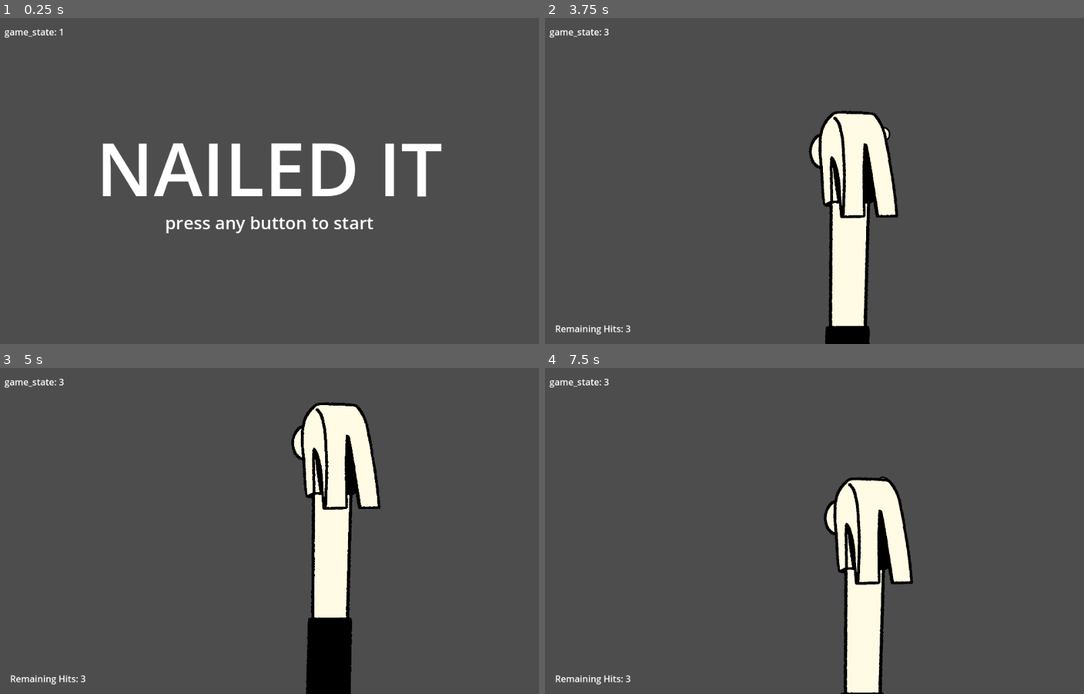
Above: before the commit, frames 1-4 (two rows, left to right).
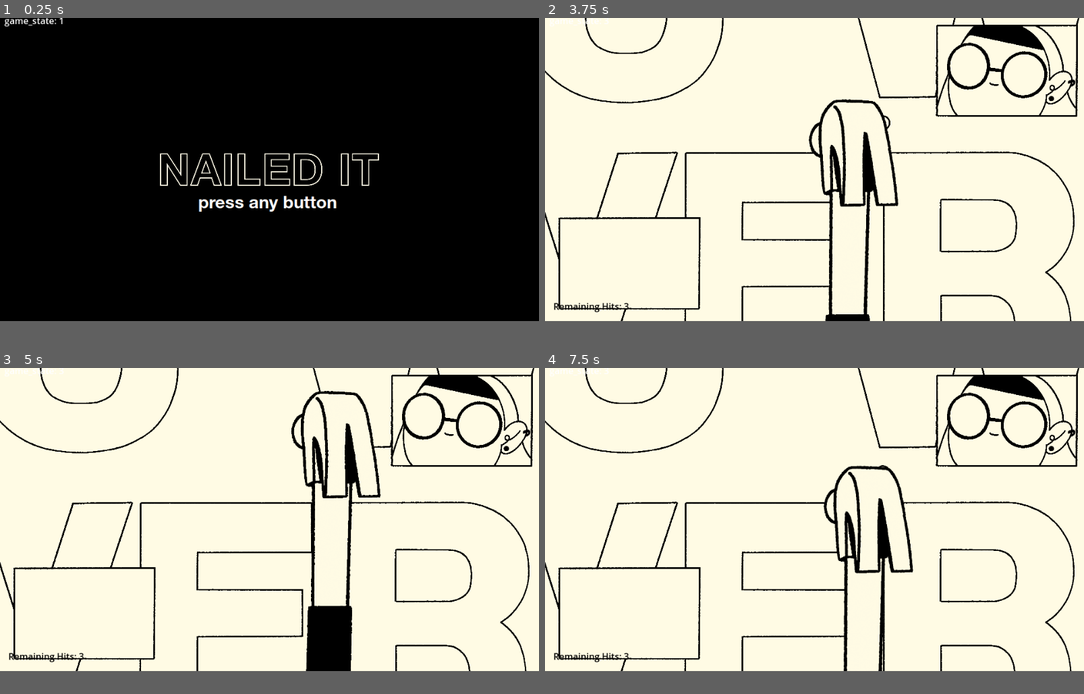
Above: after the commit, the same moments.

Repository: MUSCLE-mussel/nailed_it
Game: Godot game, scene res://main.tscn
The game is run twice, just before and just after one commit, with the same random seed, the same clock (stepped at 60 frames per second) and the same inputs.
Inputs (mouse positions are in pixels of both pictures, inside the frame that each line leads up to):
- Up to frame 1 (0.25 s): no input
- Up to frame 2 (3.75 s): tap Enter at 0.5 s; move the mouse to (933, 164) at 0.52 s; click (933, 164) at 0.6 s; move the mouse to (706, 197) at 1.27 s; click (706, 197) at 1.35 s; move the mouse to (868, 109) at 2.02 s; click (868, 109) at 2.1 s; move the mouse to (787, 246) at 2.77 s; click (787, 246) at 2.85 s; move the mouse to (976, 229) at 3.52 s; click (976, 229) at 3.6 s
- Up to frame 3 (5 s): move the mouse to (107, 482) at 4.27 s; click (107, 482) at 4.35 s
- Up to frame 4 (7.5 s): move the mouse to (841, 531) at 5.02 s; click (841, 531) at 5.1 s; move the mouse to (733, 449) at 5.77 s; click (733, 449) at 5.85 s; move the mouse to (933, 514) at 6.52 s; click (933, 514) at 6.6 s; move the mouse to (706, 547) at 7.27 s; click (706, 547) at 7.35 s
In our replay, the window is 799x483 before the commit and 799x449 after it. These sizes can differ from the game's own. Grey fills any space a smaller window leaves; there, only what the larger window draws over its background counts as a difference.

The runs differ from the first frame. In frame 1, 93% of the frame differs, in the area x 0-100%, y 0-93%; in frame 2, 88%; in frame 3, 87%; in frame 4, 88%.

Commit message:
added a bunch of visuals probably n'importe comment

Diff:
--- a/main.tscn
+++ b/main.tscn
@@ -9,6 +9,18 @@
 [ext_resource type="Script" path="res://scripts/HubScene.gd" id="6_inc70"]
 [ext_resource type="PackedScene" uid="uid://d2n1h3baljbw" path="res://scenes/end_scene.tscn" id="7_u1srp"]
 [ext_resource type="Script" path="res://scripts/HubZone.gd" id="7_wcp76"]
+[ext_resource type="Texture2D" uid="uid://cegdnmdbr5e7m" path="res://textures/NI_hub_background_000.JPG" id="9_lnxbq"]
+[ext_resource type="Texture2D" uid="uid://b7efp2itv07lu" path="res://textures/NI_hub_frames_anim001.PNG" id="10_v0kg3"]
+[ext_resource type="Texture2D" uid="uid://bd0x1m1kdv7rd" path="res://textures/NI_hub_levelFrames_001.PNG" id="11_s6s3p"]
+[ext_resource type="Texture2D" uid="uid://dnn45kidvl00g" path="res://textures/NI_hub_levelFrames_002.PNG" id="12_abgiu"]
+[ext_resource type="Texture2D" uid="uid://o6ab4xykjngk" path="res://textures/NI_hub_frames_anim002.PNG" id="13_au3c4"]
+[ext_resource type="Texture2D" uid="uid://gb8eu1cpetpr" path="res://textures/NI_hub_levelFrames_003.PNG" id="13_il3ne"]
+[ext_resource type="Texture2D" uid="uid://xm3yxtea4rxu" path="res://textures/NI_hub_frames_anim003.PNG" id="14_vk68r"]
+[ext_resource type="Texture2D" uid="uid://d4c48fhq6hp74" path="res://textures/NI_hub_levelFrames_004.PNG" id="14_voe82"]
+[ext_resource type="Texture2D" uid="uid://dilknchqxrwi8" path="res://textures/NI_hub_frames_anim004.PNG" id="15_kcymm"]
+[ext_resource type="Texture2D" uid="uid://s48t4iyj3io7" path="res://textures/NI_hub_levelFrames_005.PNG" id="15_wpcsf"]
+[ext_resource type="Texture2D" uid="uid://bwjsijyplqn0a" path="res://textures/NI_hub_frames_anim005.PNG" id="16_02uin"]
+[ext_resource type="Texture2D" uid="uid://ctyl81bb2kjnt" path="res://textures/NI_hub_chara_anim001.PNG" id="16_b3oc6"]
 
 [sub_resource type="RectangleShape2D" id="RectangleShape2D_ncl8d"]
 size = Vector2(369, 209)
@@ -19,36 +31,108 @@
 [node name="camera" type="Camera2D" parent="."]
 
 [node name="title_scene" parent="." instance=ExtResource("2_ou56t")]
+visible = false
 
 [node name="intro1_scene" parent="." instance=ExtResource("3_xf0k4")]
+visible = false
 
 [node name="intro2_scene" parent="." instance=ExtResource("4_3m0d0")]
+visible = false
 animation_name = &"intro2_placeholder"
 
 [node name="game_scene" parent="." instance=ExtResource("4_n4itp")]
-process_mode = 0
+visible = false
 
 [node name="outro_scene" parent="." instance=ExtResource("5_g5upm")]
+visible = false
 
 [node name="end_scene" parent="." instance=ExtResource("7_u1srp")]
+visible = false
 
 [node name="debug" type="Label" parent="."]
 offset_left = -472.0
 offset_top = -277.0
 offset_right = -432.0
 offset_bottom = -254.0
+metadata/_edit_use_anchors_ = true
 
 [node name="hub_scene" type="Node2D" parent="." node_paths=PackedStringArray("zones")]
 position = Vector2(22, -4)
 script = ExtResource("6_inc70")
 zones = [NodePath("zone1"), NodePath("zone2")]
 
+[node name="hub_background" type="Node2D" parent="hub_scene"]
+
+[node name="NiHubBackground000" type="Sprite2D" parent="hub_scene/hub_background"]
+position = Vector2(-22, 4)
+scale = Vector2(0.25, 0.25)
+texture = ExtResource("9_lnxbq")
+
+[node name="NiHubLevelFrames001" type="Sprite2D" parent="hub_scene/hub_background"]
+position = Vector2(-28, -16)
+scale = Vector2(0.25, 0.25)
+texture = ExtResource("11_s6s3p")
+
+[node name="NiHubCharaAnim001" type="Sprite2D" parent="hub_scene/hub_background"]
+position = Vector2(-37, 112)
+scale = Vector2(0.25, 0.25)
+texture = ExtResource("16_b3oc6")
+
+[node name="hub_frames_background" type="Node2D" parent="hub_scene"]
+
+[node name="NiHubFramesAnim001" type="Sprite2D" parent="hub_scene/hub_frames_background"]
+position = Vector2(-22, 164)
+scale = Vector2(0.25, 0.25)
+texture = ExtResource("10_v0kg3")
+
+[node name="NiHubFramesAnim002" type="Sprite2D" parent="hub_scene/hub_frames_background"]
+position = Vector2(-22, 164)
+scale = Vector2(0.25, 0.25)
+texture = ExtResource("13_au3c4")
+
+[node name="NiHubFramesAnim003" type="Sprite2D" parent="hub_scene/hub_frames_background"]
+position = Vector2(-22, 183)
+scale = Vector2(0.25, 0.25)
+texture = ExtResource("14_vk68r")
+
+[node name="NiHubFramesAnim004" type="Sprite2D" parent="hub_scene/hub_frames_background"]
+position = Vector2(-22, 195)
+scale = Vector2(0.25, 0.25)
+texture = ExtResource("15_kcymm")
+
+[node name="NiHubFramesAnim005" type="Sprite2D" parent="hub_scene/hub_frames_background"]
+position = Vector2(-488, 204)
+scale = Vector2(0.25, 0.25)
+texture = ExtResource("16_02uin")
+
+[node name="hub_levels" type="Node2D" parent="hub_scene"]
+
+[node name="NiHubLevelFrames002" type="Sprite2D" parent="hub_scene/hub_levels"]
+position = Vector2(-257, 142)
+scale = Vector2(0.25, 0.25)
+texture = ExtResource("12_abgiu")
+
+[node name="NiHubLevelFrames003" type="Sprite2D" parent="hub_scene/hub_levels"]
+position = Vector2(-273, -85)
+scale = Vector2(0.25, 0.25)
+texture = ExtResource("13_il3ne")
+
+[node name="NiHubLevelFrames004" type="Sprite2D" parent="hub_scene/hub_levels"]
+position = Vector2(219, 57)
+scale = Vector2(0.25, 0.25)
+texture = ExtResource("14_voe82")
+
+[node name="NiHubLevelFrames005" type="Sprite2D" parent="hub_scene/hub_levels"]
+position = Vector2(165, -181)
+scale = Vector2(0.25, 0.25)
+texture = ExtResource("15_wpcsf")
+
 [node name="zone1" type="CollisionShape2D" parent="hub_scene"]
-position = Vector2(-237, -134)
+position = Vector2(-259, -130)
 shape = SubResource("RectangleShape2D_ncl8d")
 script = ExtResource("7_wcp76")
 
 [node name="zone2" type="CollisionShape2D" parent="hub_scene"]
-position = Vector2(-256, 149)
+position = Vector2(-278, 153)
 shape = SubResource("RectangleShape2D_ncl8d")
 script = ExtResource("7_wcp76")
--- a/project.godot
+++ b/project.godot
@@ -18,7 +18,7 @@
 [display]
 
 window/size/viewport_width=960
-window/size/viewport_height=580
+window/size/viewport_height=540
 
 [input]
 
--- a/scenes/end_scene.tscn
+++ b/scenes/end_scene.tscn
@@ -1,11 +1,29 @@
-[gd_scene load_steps=2 format=3 uid="uid://d2n1h3baljbw"]
+[gd_scene load_steps=5 format=3 uid="uid://d2n1h3baljbw"]
+
+[ext_resource type="Texture2D" uid="uid://ba84uqvrbyvtm" path="res://textures/NI_blackBackground_000.JPG" id="1_yrgx5"]
+[ext_resource type="Texture2D" uid="uid://cq477j4k24fn5" path="res://textures/NI_title02_idle000.PNG" id="2_cst86"]
+[ext_resource type="Texture2D" uid="uid://5qvvtgqufkhv" path="res://textures/NI_title03_idle000.PNG" id="3_p36ij"]
 
 [sub_resource type="LabelSettings" id="LabelSettings_jqs8u"]
 font_size = 131
 
 [node name="end_scene" type="Node2D"]
 
+[node name="NiBlackBackground000" type="Sprite2D" parent="."]
+scale = Vector2(0.25, 0.25)
+texture = ExtResource("1_yrgx5")
+
+[node name="NiTitle02Idle000" type="Sprite2D" parent="."]
+scale = Vector2(0.25, 0.25)
+texture = ExtResource("2_cst86")
+
+[node name="NiTitle03Idle000" type="Sprite2D" parent="."]
+position = Vector2(157, 58)
+scale = Vector2(0.25, 0.25)
+texture = ExtResource("3_p36ij")
+
 [node name="TITLE" type="Label" parent="."]
+visible = false
 anchors_preset = 8
 anchor_left = 0.5
 anchor_top = 0.5
--- a/scenes/game_scene.tscn
+++ b/scenes/game_scene.tscn
@@ -1,7 +1,8 @@
-[gd_scene load_steps=18 format=3 uid="uid://b40awytibyxuw"]
+[gd_scene load_steps=29 format=3 uid="uid://b40awytibyxuw"]
 
 [ext_resource type="Script" path="res://scripts/GameScene.gd" id="1_7582w"]
 [ext_resource type="Script" path="res://scripts/Nail.gd" id="2_87bdj"]
+[ext_resource type="Texture2D" uid="uid://15xqlsjhm24p" path="res://textures/NI_gameBackground_000.PNG" id="2_forjm"]
 [ext_resource type="Texture2D" uid="uid://biqaj5nf5o0lm" path="res://textures/NI_nail_idle000.PNG" id="3_8nuku"]
 [ext_resource type="Script" path="res://scripts/Hammer.gd" id="4_1q5ou"]
 [ext_resource type="Script" path="res://scenes/RandomArray.gd" id="4_f4cxt"]
@@ -10,6 +11,16 @@
 [ext_resource type="Texture2D" uid="uid://drayryvw5qoxc" path="res://textures/NI_hammer_anim001.png" id="6_13kyn"]
 [ext_resource type="Texture2D" uid="uid://bwvip5l4rkr6d" path="res://textures/NI_hammer_anim004.png" id="6_gjvnm"]
 [ext_resource type="Texture2D" uid="uid://q0hs7y8feuef" path="res://textures/NI_hammer_anim003.png" id="7_h1ssq"]
+[ext_resource type="Texture2D" uid="uid://b1x1kh4q8wlrm" path="res://textures/NI_frameGameplay_chara_background.PNG" id="12_vvdqc"]
+[ext_resource type="Texture2D" uid="uid://b2gjyvmiob1dv" path="res://textures/NI_frameGameplay_frame_idle000.png" id="13_6rpew"]
+[ext_resource type="Texture2D" uid="uid://cxoh1cu38pbem" path="res://textures/NI_frameGameplay_whiteBackground.PNG" id="14_gopq6"]
+[ext_resource type="Texture2D" uid="uid://box2dsmjfdsxl" path="res://textures/NI_frameGameplay_hammer_idle000.PNG" id="15_dq5d6"]
+[ext_resource type="Texture2D" uid="uid://ch3gkr2opqi6v" path="res://textures/NI_frameGameplay_nail_idle000.PNG" id="16_a2lfe"]
+[ext_resource type="Texture2D" uid="uid://52mnb1nnc66a" path="res://textures/NI_frameGameplay_chara_idle000.png" id="17_iq4ol"]
+[ext_resource type="Texture2D" uid="uid://bj87b84ecx76f" path="res://textures/NI_frameGameplay_chara_fail000.png" id="18_p05d8"]
+[ext_resource type="Texture2D" uid="uid://cgaixdte47ir4" path="res://textures/NI_frameGameplay_chara_focus000.png" id="19_1yicr"]
+[ext_resource type="Texture2D" uid="uid://brjq6i56lxbga" path="res://textures/NI_frameGameplay_chara_win000.png" id="20_ovms6"]
+[ext_resource type="Texture2D" uid="uid://dlghmf48y6fkg" path="res://textures/NI_frameGameplay_chara_worried000.png" id="21_oclgq"]
 
 [sub_resource type="CircleShape2D" id="CircleShape2D_gbch2"]
 
@@ -78,6 +89,11 @@
 
 [node name="dummy_camera" type="Camera2D" parent="."]
 
+[node name="NiGameBackground000" type="Sprite2D" parent="."]
+position = Vector2(-0.222221, -0.124994)
+scale = Vector2(0.250116, 0.250116)
+texture = ExtResource("2_forjm")
+
 [node name="nail" type="Node2D" parent="."]
 position = Vector2(122, -83)
 script = ExtResource("2_87bdj")
@@ -119,6 +135,60 @@
 script = ExtResource("5_jrtcn")
 phase = 5.0
 offset = 2.26
+
+[node name="frame_sideview" type="Node2D" parent="."]
+
+[node name="NiFrameGameplayFrameIdle000" type="Sprite2D" parent="frame_sideview"]
+position = Vector2(-329.5, 167.375)
+scale = Vector2(0.25, 0.25)
+texture = ExtResource("13_6rpew")
+
+[node name="NiFrameGameplayWhiteBackground" type="Sprite2D" parent="frame_sideview"]
+position = Vector2(-329.5, 167.375)
+scale = Vector2(0.25, 0.25)
+texture = ExtResource("14_gopq6")
+
+[node name="NiFrameGameplayHammerIdle000" type="Sprite2D" parent="frame_sideview"]
+position = Vector2(-1016.75, 505.875)
+scale = Vector2(0.25, 0.25)
+texture = ExtResource("15_dq5d6")
+
+[node name="NiFrameGameplayNailIdle000" type="Sprite2D" parent="frame_sideview"]
+position = Vector2(-1405.75, 342.875)
+scale = Vector2(0.25, 0.25)
+texture = ExtResource("16_a2lfe")
+
+[node name="frame_chara" type="Node2D" parent="."]
+
+[node name="NiFrameGameplayCharaBackground" type="Sprite2D" parent="frame_chara"]
+position = Vector2(343, -176)
+scale = Vector2(0.25, 0.25)
+texture = ExtResource("12_vvdqc")
+
+[node name="NiFrameGameplayCharaIdle000" type="Sprite2D" parent="frame_chara"]
+position = Vector2(344, -179)
+scale = Vector2(0.25, 0.25)
+texture = ExtResource("17_iq4ol")
+
+[node name="NiFrameGameplayCharaFail000" type="Sprite2D" parent="frame_chara"]
+position = Vector2(1422, -171)
+scale = Vector2(0.25, 0.25)
+texture = ExtResource("18_p05d8")
+
+[node name="NiFrameGameplayCharaFocus000" type="Sprite2D" parent="frame_chara"]
+position = Vector2(1181, -165)
+scale = Vector2(0.25, 0.25)
+texture = ExtResource("19_1yicr")
+
+[node name="NiFrameGameplayCharaWin000" type="Sprite2D" parent="frame_chara"]
+position = Vector2(946, -178)
+scale = Vector2(0.25, 0.25)
+texture = ExtResource("20_ovms6")
+
+[node name="NiFrameGameplayCharaWorried000" type="Sprite2D" parent="frame_chara"]
+position = Vector2(714, -181)
+scale = Vector2(0.25, 0.25)
+texture = ExtResource("21_oclgq")
 
 [node name="hammer" type="Node2D" parent="." node_paths=PackedStringArray("target_nail", "random_array")]
 z_index = 1
@@ -159,9 +229,10 @@
 anchors_preset = 2
 anchor_top = 1.0
 anchor_bottom = 1.0
-offset_left = -462.0
-offset_top = 251.0
-offset_right = -422.0
-offset_bottom = 274.0
+offset_left = -465.0
+offset_top = 232.0
+offset_right = -332.0
+offset_bottom = 255.0
 grow_vertical = 0
+theme_override_colors/font_color = Color(0, 0, 0, 1)
 text = "Remaining hits: 3"
--- a/scenes/intro_1_scene.tscn
+++ b/scenes/intro_1_scene.tscn
@@ -1,6 +1,9 @@
-[gd_scene load_steps=6 format=3 uid="uid://b8j5w7agehy73"]
+[gd_scene load_steps=9 format=3 uid="uid://b8j5w7agehy73"]
 
 [ext_resource type="Script" path="res://scripts/AnimationScene.gd" id="1_66q13"]
+[ext_resource type="Texture2D" uid="uid://ba84uqvrbyvtm" path="res://textures/NI_blackBackground_000.JPG" id="2_nvuia"]
+[ext_resource type="Texture2D" uid="uid://4lfthejdxbci" path="res://textures/NI_cutscene01_chara_anim000.PNG" id="3_gge5u"]
+[ext_resource type="Texture2D" uid="uid://dqpgsglryyigm" path="res://textures/NI_title01_idle000.PNG" id="4_wa3cs"]
 
 [sub_resource type="LabelSettings" id="LabelSettings_cqacf"]
 font_size = 56
@@ -46,7 +49,21 @@
 script = ExtResource("1_66q13")
 animation_name = &"intro1_placeholder"
 
+[node name="NiBlackBackground000" type="Sprite2D" parent="."]
+scale = Vector2(0.25, 0.25)
+texture = ExtResource("2_nvuia")
+
+[node name="NiCutscene01CharaAnim000" type="Sprite2D" parent="."]
+position = Vector2(5, 60)
+scale = Vector2(0.25, 0.25)
+texture = ExtResource("3_gge5u")
+
+[node name="NiTitle01Idle000" type="Sprite2D" parent="."]
+scale = Vector2(0.25, 0.25)
+texture = ExtResource("4_wa3cs")
+
 [node name="dummy" type="Label" parent="."]
+visible = false
 offset_left = -701.0
 offset_top = -40.0
 offset_right = -482.0
--- a/scenes/intro_2_scene.tscn
+++ b/scenes/intro_2_scene.tscn
@@ -1,6 +1,15 @@
-[gd_scene load_steps=6 format=3 uid="uid://ooceftq3ill2"]
+[gd_scene load_steps=15 format=3 uid="uid://ooceftq3ill2"]
 
 [ext_resource type="Script" path="res://scripts/AnimationScene.gd" id="1_ssl6y"]
+[ext_resource type="Texture2D" uid="uid://d008om2fmqkmi" path="res://textures/NI_cutscene02_chara_anim000.JPG" id="2_1deyf"]
+[ext_resource type="Texture2D" uid="uid://j67qkbc6tswm" path="res://textures/NI_wall03_idle000.PNG" id="3_edvov"]
+[ext_resource type="Texture2D" uid="uid://bgtq1vdc0jq63" path="res://textures/NI_wall01_idle000.PNG" id="4_vdm1i"]
+[ext_resource type="Texture2D" uid="uid://dkf5w0tceeq7d" path="res://textures/NI_cutscene02_hands_anim000.PNG" id="5_2s4qm"]
+[ext_resource type="Texture2D" uid="uid://ch3gkr2opqi6v" path="res://textures/NI_frameGameplay_nail_idle000.PNG" id="6_18nql"]
+[ext_resource type="Texture2D" uid="uid://cegdnmdbr5e7m" path="res://textures/NI_hub_background_000.JPG" id="7_1p8lp"]
+[ext_resource type="Texture2D" uid="uid://bd0x1m1kdv7rd" path="res://textures/NI_hub_levelFrames_001.PNG" id="8_3bro6"]
+[ext_resource type="Texture2D" uid="uid://ctyl81bb2kjnt" path="res://textures/NI_hub_chara_anim001.PNG" id="9_7egen"]
+[ext_resource type="Texture2D" uid="uid://b7efp2itv07lu" path="res://textures/NI_hub_frames_anim001.PNG" id="10_po0y0"]
 
 [sub_resource type="LabelSettings" id="LabelSettings_cqacf"]
 font_size = 56
@@ -59,3 +68,53 @@
 libraries = {
 "": SubResource("AnimationLibrary_t0kl5")
 }
+
+[node name="intro2_plan01" type="Node2D" parent="."]
+
+[node name="NiWall03Idle000" type="Sprite2D" parent="intro2_plan01"]
+position = Vector2(-1347, 415)
+scale = Vector2(0.25, 0.25)
+texture = ExtResource("3_edvov")
+
+[node name="NiWall01Idle000" type="Sprite2D" parent="intro2_plan01"]
+position = Vector2(-1826, 415)
+scale = Vector2(0.25, 0.25)
+texture = ExtResource("4_vdm1i")
+
+[node name="NiCutscene02HandsAnim000" type="Sprite2D" parent="intro2_plan01"]
+position = Vector2(-1326, 416)
+scale = Vector2(0.25, 0.25)
+texture = ExtResource("5_2s4qm")
+
+[node name="NiFrameGameplayNailIdle000" type="Sprite2D" parent="intro2_plan01"]
+position = Vector2(-1708, 283)
+scale = Vector2(0.25, 0.25)
+texture = ExtResource("6_18nql")
+
+[node name="intro2_plan02" type="Node2D" parent="."]
+
+[node name="NiCutscene02CharaAnim000" type="Sprite2D" parent="intro2_plan02"]
+scale = Vector2(0.25, 0.25)
+texture = ExtResource("2_1deyf")
+
+[node name="intro2_plan03" type="Node2D" parent="."]
+
+[node name="NiHubBackground000" type="Sprite2D" parent="intro2_plan03"]
+position = Vector2(1557, 444)
+scale = Vector2(0.25, 0.25)
+texture = ExtResource("7_1p8lp")
+
+[node name="NiHubLevelFrames001" type="Sprite2D" parent="intro2_plan03"]
+position = Vector2(1554, 421)
+scale = Vector2(0.25, 0.25)
+texture = ExtResource("8_3bro6")
+
+[node name="NiHubCharaAnim001" type="Sprite2D" parent="intro2_plan03"]
+position = Vector2(1542, 553)
+scale = Vector2(0.25, 0.25)
+texture = ExtResource("9_7egen")
+
+[node name="NiHubFramesAnim001" type="Sprite2D" parent="intro2_plan03"]
+position = Vector2(1557, 597)
+scale = Vector2(0.25, 0.25)
+texture = ExtResource("10_po0y0")
--- a/scenes/outro_scene.tscn
+++ b/scenes/outro_scene.tscn
@@ -1,6 +1,20 @@
-[gd_scene load_steps=6 format=3 uid="uid://b68gktwwnqe7d"]
+[gd_scene load_steps=20 format=3 uid="uid://b68gktwwnqe7d"]
 
 [ext_resource type="Script" path="res://scripts/AnimationScene.gd" id="1_7x0fw"]
+[ext_resource type="Texture2D" uid="uid://cqo3kscb5kns3" path="res://textures/NI_cutscene04_anim000.JPG" id="2_3xidl"]
+[ext_resource type="Texture2D" uid="uid://ba84uqvrbyvtm" path="res://textures/NI_blackBackground_000.JPG" id="3_c13lk"]
+[ext_resource type="Texture2D" uid="uid://bcahwctt0by1f" path="res://textures/NI_cutscene03_chara_anim000.PNG" id="4_w4m5r"]
+[ext_resource type="Texture2D" uid="uid://b1adrnta8buu2" path="res://textures/NI_cutscene03_ono_anim000.PNG" id="5_7t11r"]
+[ext_resource type="Texture2D" uid="uid://cegdnmdbr5e7m" path="res://textures/NI_hub_background_000.JPG" id="5_jdrce"]
+[ext_resource type="Texture2D" uid="uid://bd0x1m1kdv7rd" path="res://textures/NI_hub_levelFrames_001.PNG" id="6_jpqfb"]
+[ext_resource type="Texture2D" uid="uid://3p6hbkvbek63" path="res://textures/NI_cutscene04_chara_anim000.PNG" id="6_uqa4a"]
+[ext_resource type="Texture2D" uid="uid://ctyl81bb2kjnt" path="res://textures/NI_hub_chara_anim001.PNG" id="7_rk8vs"]
+[ext_resource type="Texture2D" uid="uid://bq3y84g10428w" path="res://textures/NI_cutscene05_chara_anim000.PNG" id="7_wtbs2"]
+[ext_resource type="Texture2D" uid="uid://cuenjl5a1m8jd" path="res://textures/NI_sparkles_idle000.PNG" id="8_lbl2g"]
+[ext_resource type="Texture2D" uid="uid://dnn45kidvl00g" path="res://textures/NI_hub_levelFrames_002.PNG" id="8_t48p6"]
+[ext_resource type="Texture2D" uid="uid://gb8eu1cpetpr" path="res://textures/NI_hub_levelFrames_003.PNG" id="9_0rtcf"]
+[ext_resource type="Texture2D" uid="uid://d4c48fhq6hp74" path="res://textures/NI_hub_levelFrames_004.PNG" id="10_lgfiy"]
+[ext_resource type="Texture2D" uid="uid://s48t4iyj3io7" path="res://textures/NI_hub_levelFrames_005.PNG" id="11_xr7vo"]
 
 [sub_resource type="LabelSettings" id="LabelSettings_e72dj"]
 font_size = 600
@@ -69,3 +83,119 @@
 libraries = {
 "": SubResource("AnimationLibrary_t0kl5")
 }
+
+[node name="outro_plan01" type="Node2D" parent="."]
+
+[node name="NiBlackBackground000" type="Sprite2D" parent="outro_plan01"]
+position = Vector2(-3213.63, 12)
+scale = Vector2(0.25, 0.25)
+texture = ExtResource("3_c13lk")
+
+[node name="NiCutscene03CharaAnim000" type="Sprite2D" parent="outro_plan01"]
+position = Vector2(-3222.63, 23)
+scale = Vector2(0.25, 0.25)
+texture = ExtResource("4_w4m5r")
+
+[node name="NiCutscene03OnoAnim000" type="Sprite2D" parent="outro_plan01"]
+position = Vector2(-3056.63, 33)
+scale = Vector2(0.25, 0.25)
+texture = ExtResource("5_7t11r")
+
+[node name="outro_plan02" type="Node2D" parent="."]
+position = Vector2(-2128.63, 1)
+
+[node name="NiHubBackground000" type="Sprite2D" parent="outro_plan02"]
+position = Vector2(-22, 4)
+scale = Vector2(0.25, 0.25)
+texture = ExtResource("5_jdrce")
+
+[node name="NiHubLevelFrames001" type="Sprite2D" parent="outro_plan02"]
+position = Vector2(-28, -16)
+scale = Vector2(0.25, 0.25)
+texture = ExtResource("6_jpqfb")
+
+[node name="NiHubCharaAnim001" type="Sprite2D" parent="outro_plan02"]
+position = Vector2(-37, 112)
+scale = Vector2(0.25, 0.25)
+texture = ExtResource("7_rk8vs")
+
+[node name="NiHubLevelFrames002" type="Sprite2D" parent="outro_plan02"]
+position = Vector2(-257, 142)
+scale = Vector2(0.25, 0.25)
+texture = ExtResource("8_t48p6")
+
+[node name="NiHubLevelFrames003" type="Sprite2D" parent="outro_plan02"]
+position = Vector2(-273, -85)
+scale = Vector2(0.25, 0.25)
+texture = ExtResource("9_0rtcf")
+
+[node name="NiHubLevelFrames004" type="Sprite2D" parent="outro_plan02"]
+position = Vector2(219, 57)
+scale = Vector2(0.25, 0.25)
+texture = ExtResource("10_lgfiy")
+
+[node name="NiHubLevelFrames005" type="Sprite2D" parent="outro_plan02"]
+position = Vector2(165, -181)
+scale = Vector2(0.25, 0.25)
+texture = ExtResource("11_xr7vo")
+
+[node name="outro_plan03" type="Node2D" parent="."]
+position = Vector2(-1081, 1)
+
+[node name="NiHubBackground000" type="Sprite2D" parent="outro_plan03"]
+position = Vector2(-22, 4)
+scale = Vector2(0.25, 0.25)
+texture = ExtResource("5_jdrce")
+
+[node name="NiHubLevelFrames001" type="Sprite2D" parent="outro_plan03"]
+position = Vector2(-28, -16)
+scale = Vector2(0.25, 0.25)
+texture = ExtResource("6_jpqfb")
+
+[node name="NiCutscene04CharaAnim000" type="Sprite2D" parent="outro_plan03"]
+position = Vector2(-28, 113)
+scale = Vector2(0.25, 0.25)
+texture = ExtResource("6_uqa4a")
+
+[node name="NiHubLevelFrames002" type="Sprite2D" parent="outro_plan03"]
+position = Vector2(-257, 142)
+scale = Vector2(0.25, 0.25)
+texture = ExtResource("8_t48p6")
+
+[node name="NiHubLevelFrames003" type="Sprite2D" parent="outro_plan03"]
+position = Vector2(-273, -85)
+scale = Vector2(0.25, 0.25)
+texture = ExtResource("9_0rtcf")
+
+[node name="NiHubLevelFrames004" type="Sprite2D" parent="outro_plan03"]
+position = Vector2(219, 57)
+scale = Vector2(0.25, 0.25)
+texture = ExtResource("10_lgfiy")
+
+[node name="NiHubLevelFrames005" type="Sprite2D" parent="outro_plan03"]
+position = Vector2(165, -181)
+scale = Vector2(0.25, 0.25)
+texture = ExtResource("11_xr7vo")
+
+[node name="outro_plan04" type="Node2D" parent="."]
+
+[node name="NiCutscene04Anim000" type="Sprite2D" parent="outro_plan04"]
+scale = Vector2(0.25, 0.25)
+texture = ExtResource("2_3xidl")
+
+[node name="outro_plan05" type="Node2D" parent="."]
+
+[node name="NiBlackBackground001" type="Sprite2D" parent="outro_plan05"]
+position = Vector2(2458, -4)
+scale = Vector2(0.25, 0.25)
+texture = ExtResource("3_c13lk")
+
+[node name="NiBlackBackground002" type="Sprite2D" parent="outro_plan05"]
+position = Vector2(2458, 14)
+scale = Vector2(0.25, 0.25)
+texture = ExtResource("7_wtbs2")
+
+[node name="NiBlackBackground003" type="Sprite2D" parent="outro_plan05"]
+position = Vector2(2456, -97)
+scale = Vector2(0.25, 0.25)
+texture = ExtResource("8_lbl2g")
--- a/scenes/title_scene.tscn
+++ b/scenes/title_scene.tscn
@@ -1,14 +1,31 @@
-[gd_scene load_steps=3 format=3 uid="uid://cmip1wbw2vx8m"]
+[gd_scene load_steps=7 format=3 uid="uid://cmip1wbw2vx8m"]
+
+[ext_resource type="Texture2D" uid="uid://ba84uqvrbyvtm" path="res://textures/NI_blackBackground_000.JPG" id="1_vhf1h"]
+[ext_resource type="Texture2D" uid="uid://dqpgsglryyigm" path="res://textures/NI_title01_idle000.PNG" id="2_20s4n"]
+[ext_resource type="FontFile" uid="uid://dk306v1hq5g0v" path="res://font/HelveticaNeueLTStd-Bd.otf" id="2_h5p3f"]
 
 [sub_resource type="LabelSettings" id="LabelSettings_jqs8u"]
 font_size = 131
+
+[sub_resource type="Theme" id="Theme_qwoj0"]
+default_font = ExtResource("2_h5p3f")
+default_font_size = 14
 
 [sub_resource type="LabelSettings" id="LabelSettings_tjm3f"]
 font_size = 31
 
 [node name="title_scene" type="Node2D"]
 
+[node name="NiBlackBackground000" type="Sprite2D" parent="."]
+scale = Vector2(0.25, 0.25)
+texture = ExtResource("1_vhf1h")
+
+[node name="NiTitle01Idle000" type="Sprite2D" parent="."]
+scale = Vector2(0.25, 0.25)
+texture = ExtResource("2_20s4n")
+
 [node name="TITLE" type="Label" parent="."]
+visible = false
 anchors_preset = 8
 anchor_left = 0.5
 anchor_top = 0.5
@@ -30,13 +47,14 @@
 anchor_top = 0.5
 anchor_right = 0.5
 anchor_bottom = 0.5
-offset_left = -200.0
-offset_top = 52.0
-offset_right = 200.0
-offset_bottom = 96.0
+offset_left = -203.0
+offset_top = 46.0
+offset_right = 197.0
+offset_bottom = 90.0
 grow_horizontal = 2
 grow_vertical = 2
 pivot_offset = Vector2(200, 0)
-text = "press any button to start"
+theme = SubResource("Theme_qwoj0")
+text = "press any button"
 label_settings = SubResource("LabelSettings_tjm3f")
 horizontal_alignment = 1
Binary file added: font/HelveticaNeueLTStd-Bd.otf
Not shown, added: font/HelveticaNeueLTStd-Bd.otf.import
Binary file added: font/HelveticaNeueLTStd-BdOu.otf
Not shown, added: font/HelveticaNeueLTStd-BdOu.otf.import
Not shown: 1 places in main.tscn that only renumber resources
Binary file added: textures/NI_blackBackground_000.JPG
Not shown, added: textures/NI_blackBackground_000.JPG.import
Binary file added: textures/NI_cutscene01_chara_anim000.PNG
Not shown, added: textures/NI_cutscene01_chara_anim000.PNG.import
Binary file added: textures/NI_cutscene02_chara_anim000.JPG
Not shown, added: textures/NI_cutscene02_chara_anim000.JPG.import
Binary file added: textures/NI_cutscene02_hands_anim000.PNG
(and 73 more such lines)
